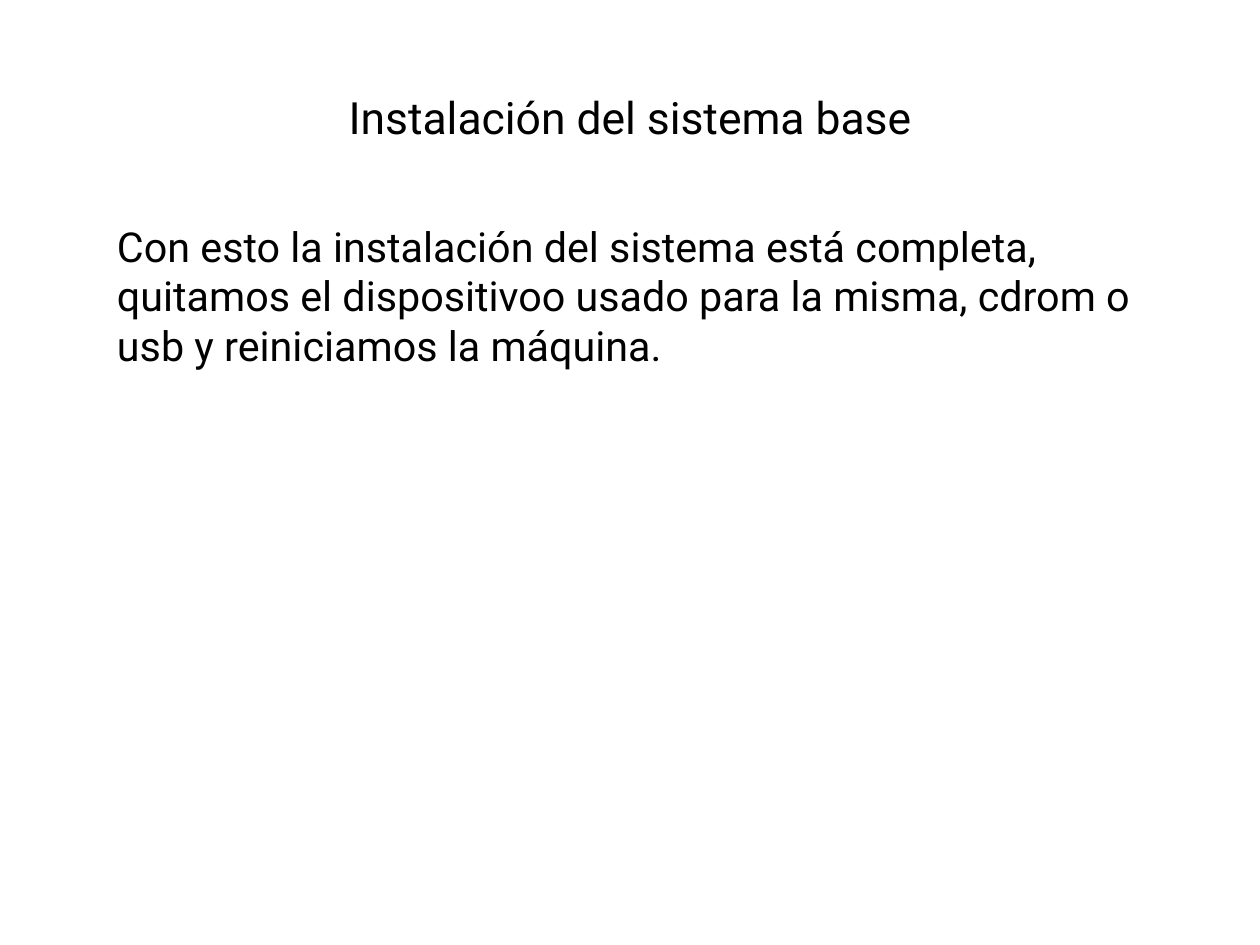
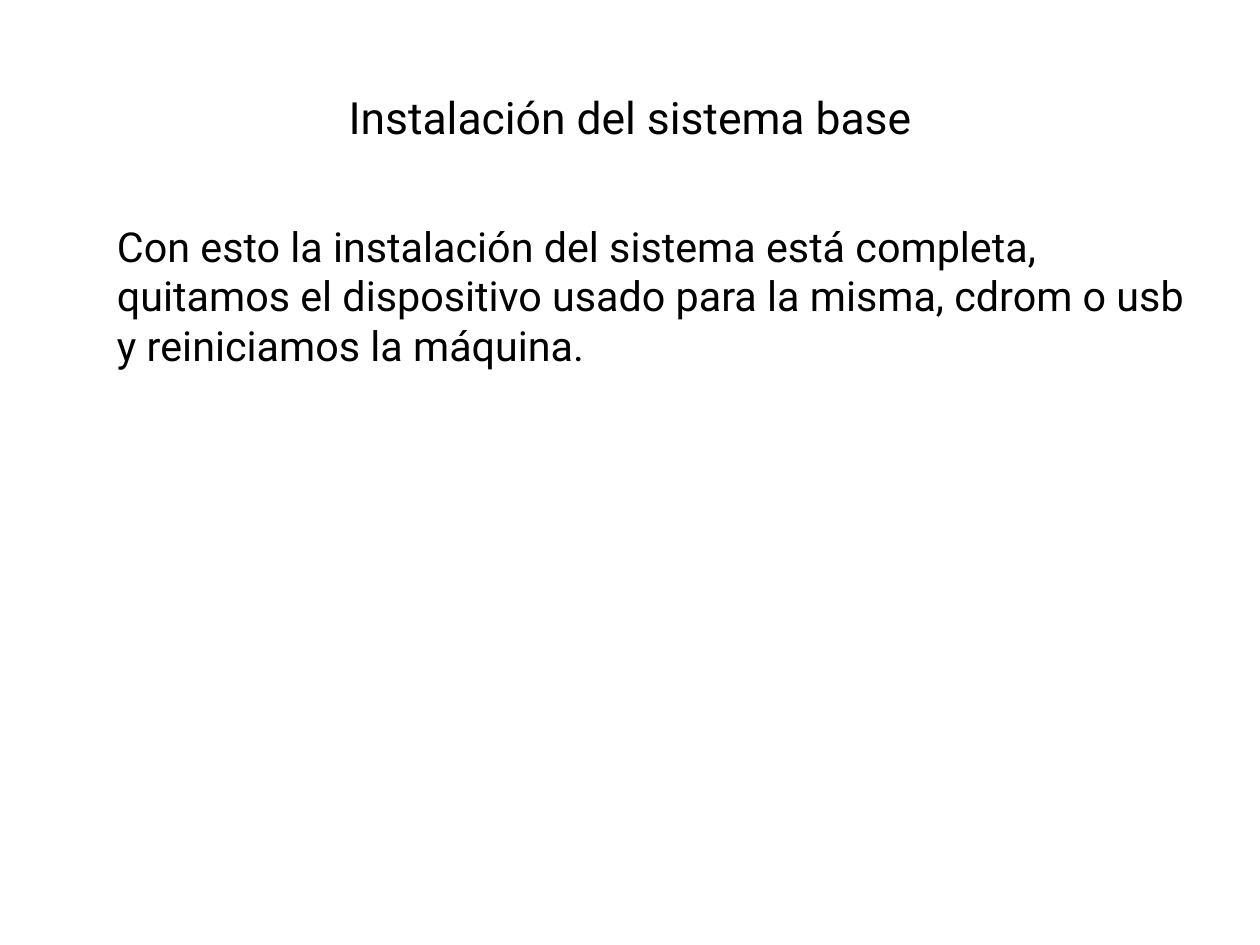
Before and after one commit to robertord/Ecoraee, a slide deck: slide 38 of Presentaciones/PresentacionApliance.odp. Drawn at 1260x945 pixels with LibreOffice and Linux fonts; fonts in the diff are those of the drawing; background and template pictures are left out. Boxes give left, top, right and bottom in pixels: in the first picture for what was removed or moved away, otherwise in the second. Text is boxed around its words. In the diff, an @@ line names an element or a change of style, - is before the commit and + after.

```diff
--- a/Presentaciones/PresentacionApliance.odp
+++ b/Presentaciones/PresentacionApliance.odp
@@ text at bbox=[117, 231, 1183, 370]: text changed @@
-Con esto la instalación del sistema está completa, quitamos el dispositivoo usado para la misma, cdrom o usb y reiniciamos la máquina.
+Con esto la instalación del sistema está completa, quitamos el dispositivo usado para la misma, cdrom o usb y reiniciamos la máquina.
```
Also in this commit, not shown: 25 other slides changed.
